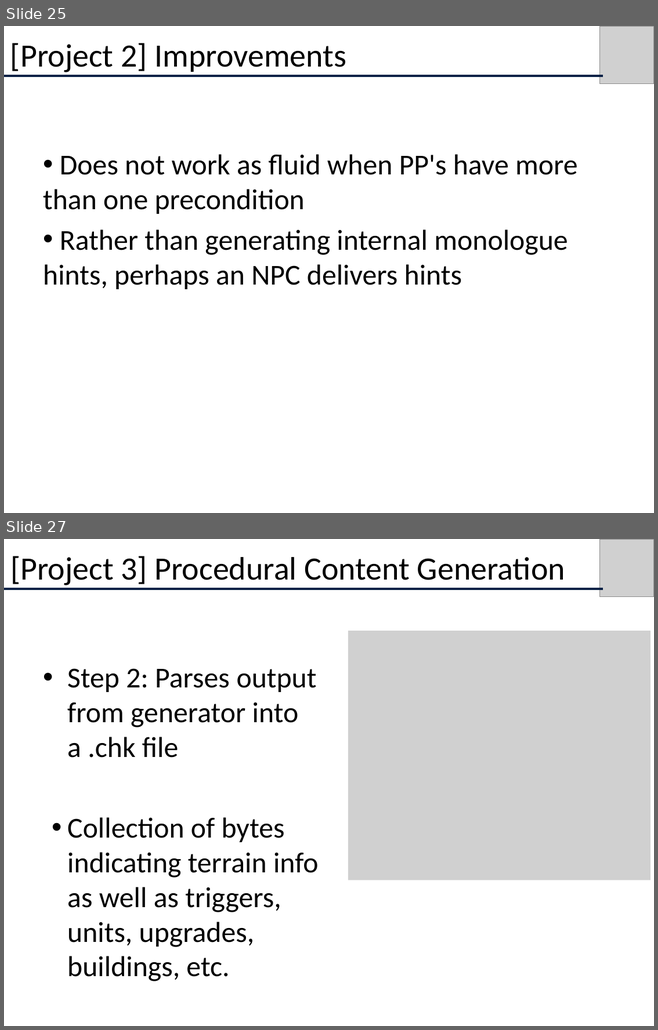
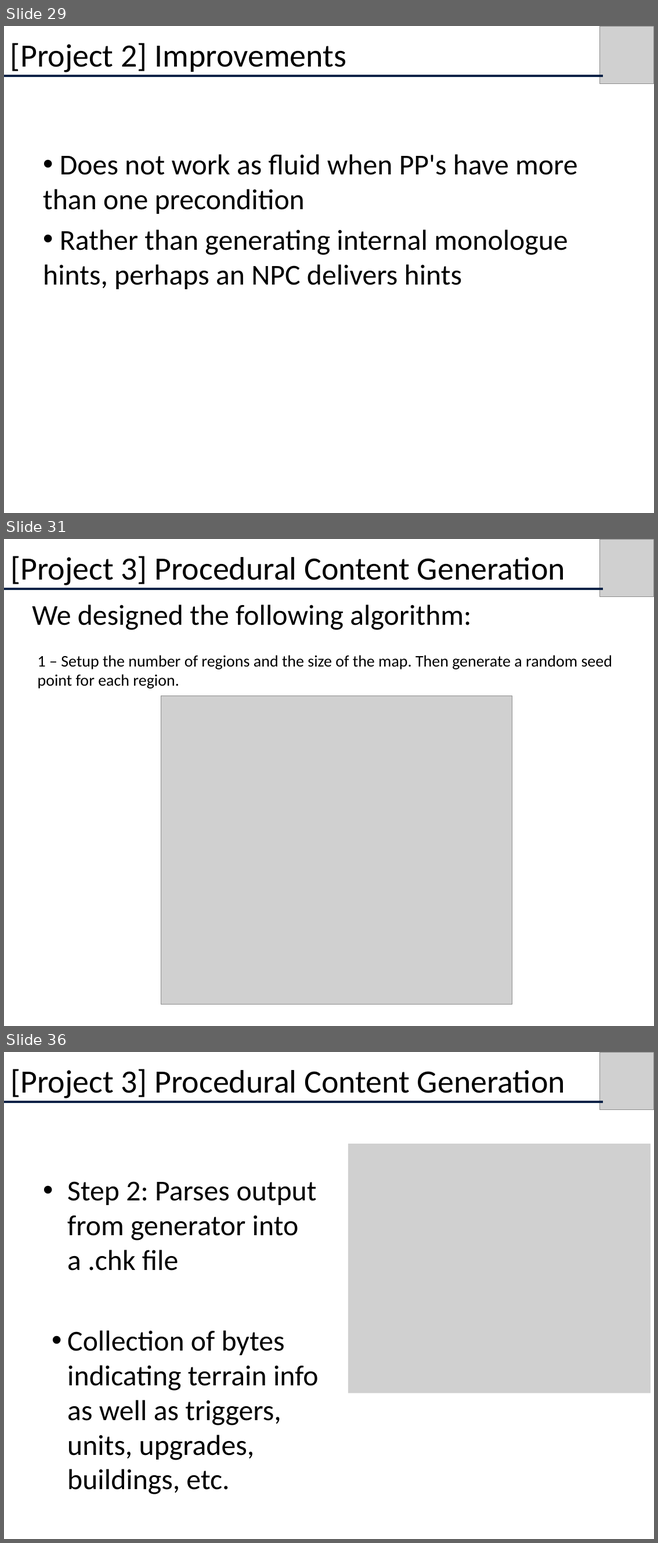
Before and after one commit to albertouri/psmage, a slide deck: docs/CS680Presentation.pptx. Shown one above the other, each under a label of ours: slides 25 and 27 before the commit, slides 29, 31 and 36 after it; the slides between them are not shown. The pictures are 658x1030 and 658x1543 pixels, drawn with LibreOffice and Linux fonts; fonts in the diff are those of the drawing; grey boxes stand for pictures. Boxes give left, top, right and bottom in pixels: in the first picture for what was removed or moved away, otherwise in the second. Text is boxed around its words. In the diff, an @@ line names an element or a change of style, - is before the commit and + after.

```diff
--- a/docs/CS680Presentation.pptx
+++ b/docs/CS680Presentation.pptx
@@ slide 31 added at (x1=4, y1=539, x2=654, y2=1026), background #FFFFFF @@
@@ text added at (x1=10, y1=556, x2=565, y2=585), 36 pt, text #000000 @@
+[Project 3] Procedural Content Generation
@@ picture added at (x1=600, y1=539, x2=654, y2=597) @@
@@ line added from (4, 589) to (603, 589), #0B2247 3 pt @@
@@ text added at (x1=32, y1=605, x2=471, y2=630), 32 pt, text #000000 @@
+We designed the following algorithm:
@@ text added at (x1=38, y1=655, x2=612, y2=689), 18 pt, text #000000 @@
+1 – Setup the number of regions and the size of the map. Then generate a random seed point for each region.
@@ picture added at (x1=161, y1=696, x2=512, y2=1005) @@
@@ what was slide 25 is now slide 29 @@
@@ what was slide 27 is now slide 36 @@
```
Also in this commit, not shown: 5 slides changed, 8 other slides added, 6 other files.
